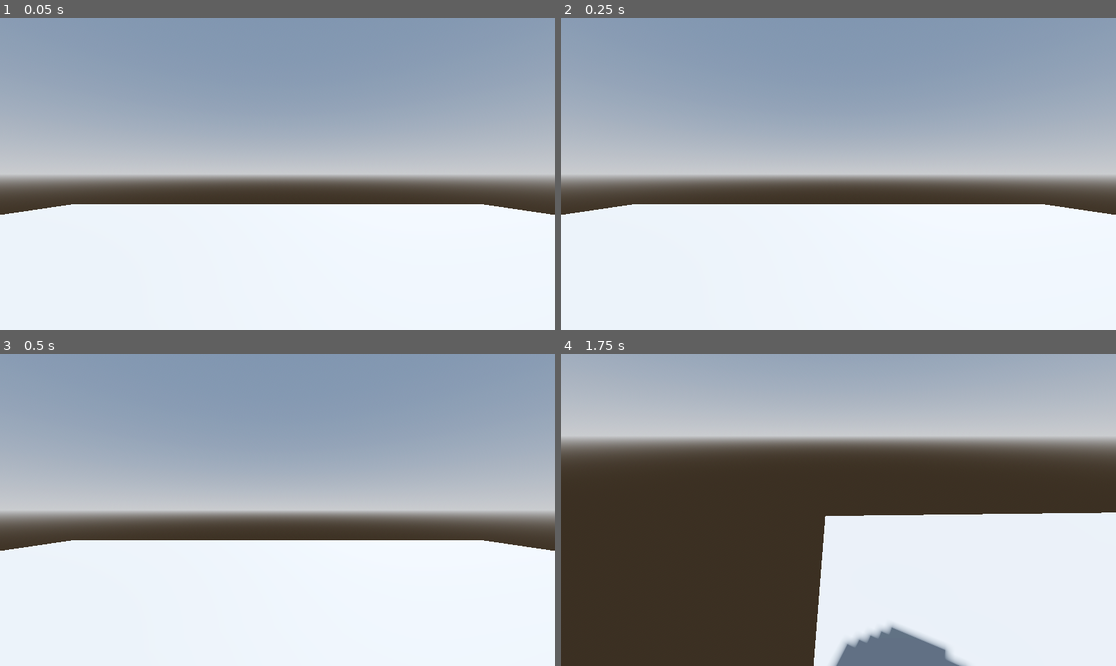
Above: before the commit, frames 1-4 (two rows, left to right).
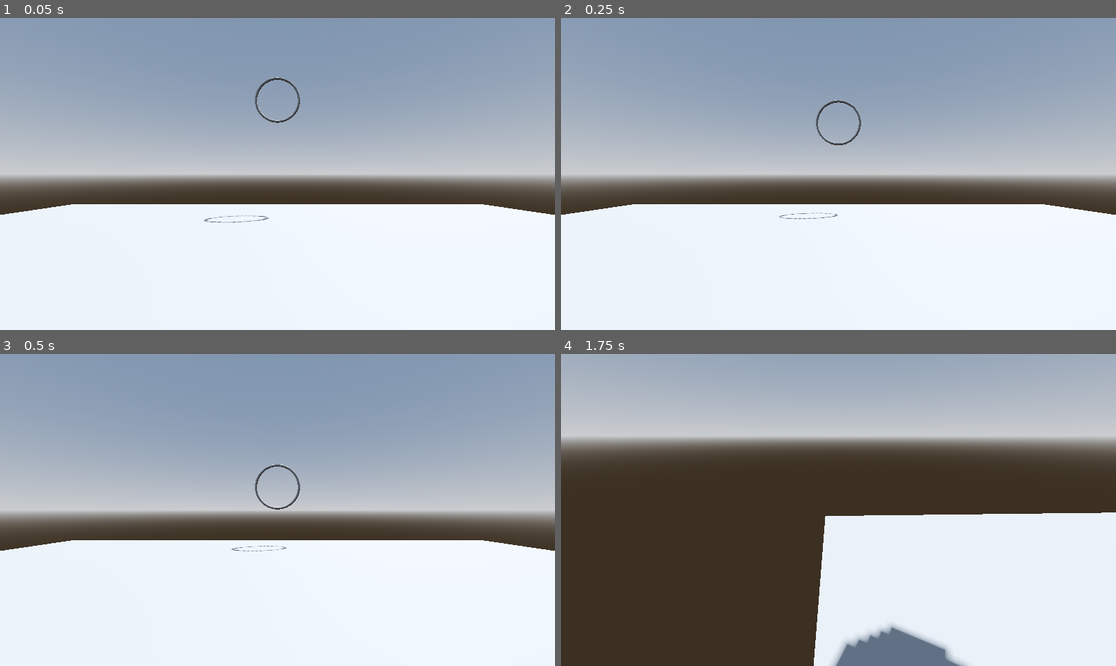
Above: after the commit, the same moments.

Repository: cjpugs/GMTK-Jam-25
Game: Godot game, scene res://scenes/test-level.tscn
Two runs of this game, one before a commit and one after it. Both use one fixed random seed, a clock stepped at 60 frames per second and the inputs below. The project has no main scene, so this scene is started directly.
Inputs (mouse positions are in pixels of both pictures, inside the frame that each line leads up to):
- Up to frame 1 (0.05 s): no input
- Up to frame 2 (0.25 s): no input
- Up to frame 3 (0.5 s): no input
- Up to frame 4 (1.75 s): move the mouse to (960, 494) at 0.52 s; hold Right (move_right) 0.53-1.28 s; click (960, 494) at 0.6 s; move the mouse to (810, 510) at 1.27 s; hold Up (move_forward) from 1.28 s (still down); click (810, 510) at 1.35 s

The runs differ from the first frame. In frame 1, 0.2% of the frame differs, in the area x 36-55%, y 18-66%; in frame 2, 0.2%; in frame 3, 0.2%; in frame 4, nothing differs.

Commit message:
Lasso Throwing Added (Primitive)

Diff:
--- /dev/null
+++ b/scenes/lasso-launcher/lasso-launcher.tscn
@@ -0,0 +1,6 @@
+[gd_scene load_steps=2 format=3 uid="uid://dbbnrcnxwaeki"]
+
+[ext_resource type="Script" uid="uid://cfdina8jlyek" path="res://scenes/lasso-launcher/lasso_launcher.gd" id="1_5qf4x"]
+
+[node name="Lasso-launcher" type="Node3D"]
+script = ExtResource("1_5qf4x")
--- /dev/null
+++ b/scenes/lasso-launcher/lasso_launcher.gd
@@ -0,0 +1,9 @@
+extends Node3D
+
+const LASSO = preload("res://scenes/lasso/lasso.tscn")
+
+func _physics_process(delta: float) -> void:
+	if Input.is_action_just_pressed("charge_lasso"):
+		var lasso = LASSO.instantiate()
+		add_child(lasso)
+		lasso.global_transform = global_transform
--- /dev/null
+++ b/scenes/lasso/lasso.gd
@@ -0,0 +1,15 @@
+extends RayCast3D
+
+@export var speed := 5.0
+
+func _physics_process(delta: float) -> void:
+	position += global_basis * Vector3.FORWARD * speed * delta
+	target_position = Vector3.FORWARD * speed * delta
+	force_raycast_update()
+	var collider = get_collider()
+	if is_colliding():
+		global_position = get_collision_point()
+		set_physics_process(false)
+
+func cleanup() -> void:
+	queue_free()
--- /dev/null
+++ b/scenes/lasso/lasso.tscn
@@ -0,0 +1,13 @@
+[gd_scene load_steps=3 format=3 uid="uid://dq1urshjagll0"]
+
+[ext_resource type="Script" uid="uid://dweh25pfletnx" path="res://scenes/lasso/lasso.gd" id="1_mbguu"]
+
+[sub_resource type="TorusMesh" id="TorusMesh_crwy7"]
+inner_radius = 0.9
+
+[node name="Lasso" type="RayCast3D"]
+top_level = true
+script = ExtResource("1_mbguu")
+
+[node name="MeshInstance3D" type="MeshInstance3D" parent="."]
+mesh = SubResource("TorusMesh_crwy7")
--- a/scenes/player/player.tscn
+++ b/scenes/player/player.tscn
@@ -1,6 +1,7 @@
-[gd_scene load_steps=4 format=3 uid="uid://yo167f7iyygr"]
+[gd_scene load_steps=5 format=3 uid="uid://yo167f7iyygr"]
 
 [ext_resource type="Script" uid="uid://dvo0u1khehsa2" path="res://scenes/player/player.gd" id="1_8afob"]
+[ext_resource type="PackedScene" uid="uid://dbbnrcnxwaeki" path="res://scenes/lasso-launcher/lasso-launcher.tscn" id="2_dovo2"]
 
 [sub_resource type="CapsuleMesh" id="CapsuleMesh_8afob"]
 
@@ -21,3 +22,5 @@
 transform = Transform3D(1, 0, 0, 0, 1, 0, 0, 0, 1, 0, 0.5, 0)
 
 [node name="Camera3D" type="Camera3D" parent="Neck"]
+
+[node name="Lasso-launcher" parent="Neck/Camera3D" instance=ExtResource("2_dovo2")]
--- a/scenes/test-level.tscn
+++ b/scenes/test-level.tscn
@@ -1,6 +1,7 @@
-[gd_scene load_steps=7 format=3 uid="uid://cs1jpi12r1ya"]
+[gd_scene load_steps=8 format=3 uid="uid://cs1jpi12r1ya"]
 
 [ext_resource type="PackedScene" uid="uid://yo167f7iyygr" path="res://scenes/player/player.tscn" id="1_tny1j"]
+[ext_resource type="PackedScene" uid="uid://dq1urshjagll0" path="res://scenes/lasso/lasso.tscn" id="2_qlq2q"]
 
 [sub_resource type="ProceduralSkyMaterial" id="ProceduralSkyMaterial_tny1j"]
 sky_horizon_color = Color(0.662243, 0.671743, 0.686743, 1)
@@ -42,3 +43,6 @@
 
 [node name="CollisionShape3D" type="CollisionShape3D" parent="Ground/StaticBody3D"]
 shape = SubResource("ConcavePolygonShape3D_qlq2q")
+
+[node name="Lasso" parent="." instance=ExtResource("2_qlq2q")]
+transform = Transform3D(1, 0, 0, 0, -4.37114e-08, 1, 0, -1, -4.37114e-08, 0, 4, -9)
Not shown, added: scenes/lasso-launcher/lasso_launcher.gd.uid
Not shown, added: scenes/lasso/lasso.gd.uid
